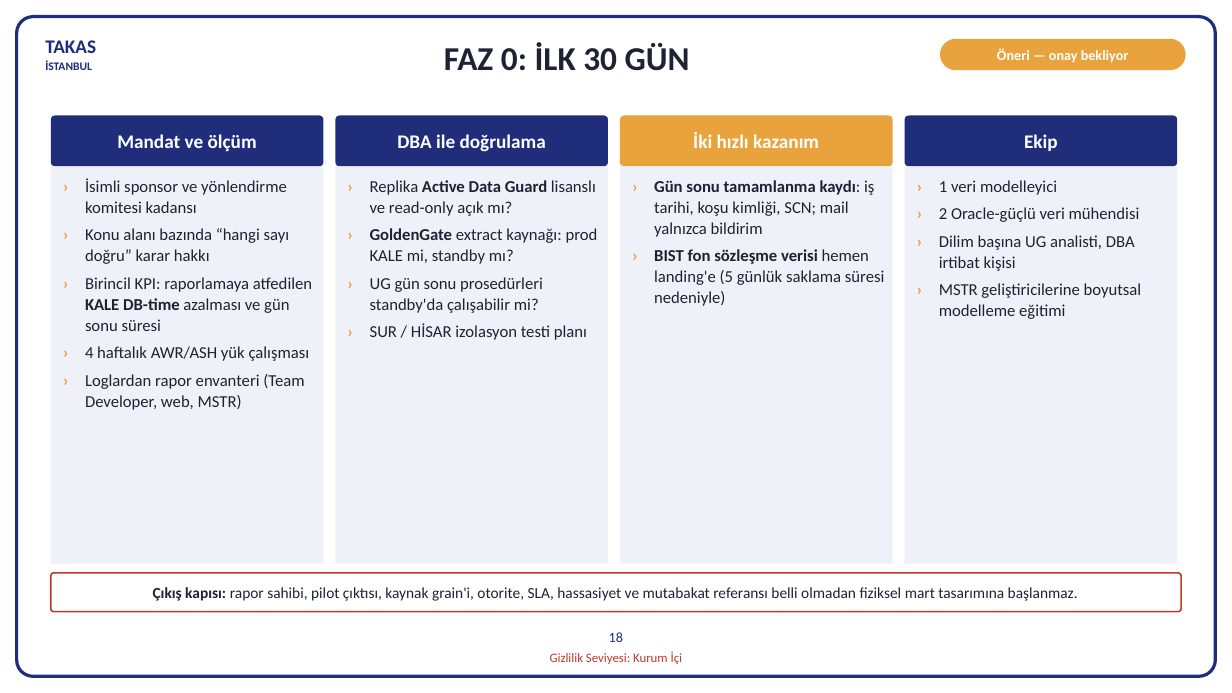
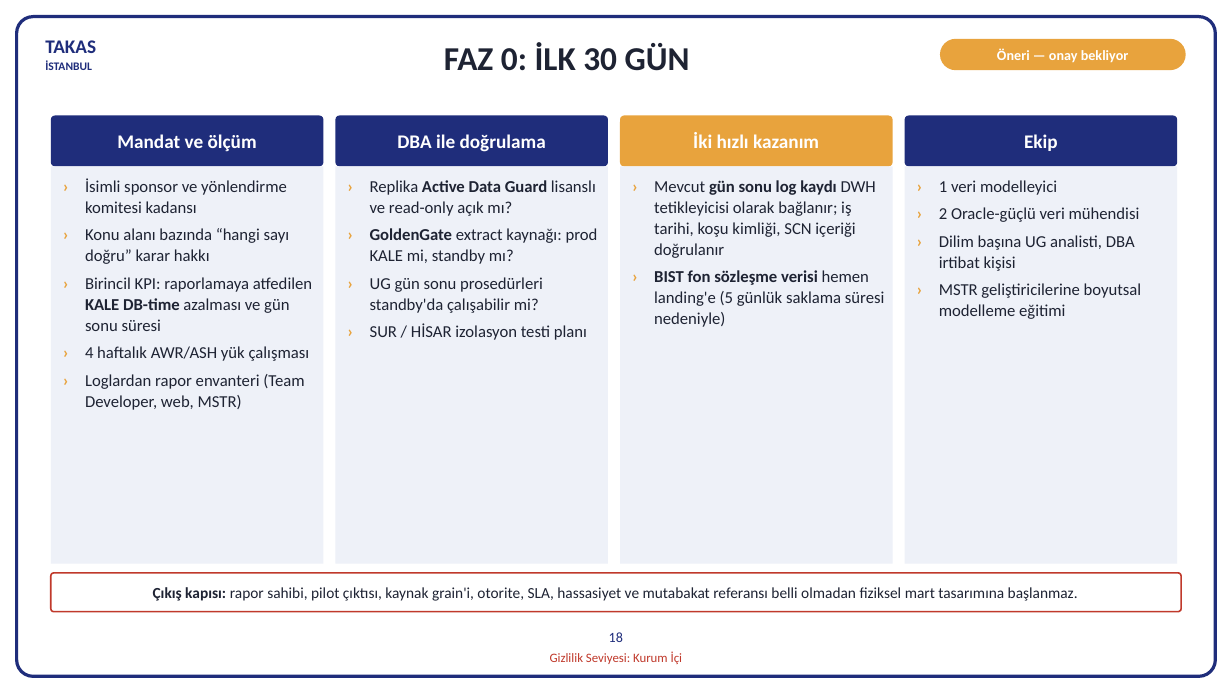
Before and after one commit to hanifidemirel0/Cursor-Projects, a slide deck: slide 18 of outputs/dwh-sunum-kasim-2026/5 - DWHSunum_Kasim2026.pptx. Drawn at 1232x693 pixels with LibreOffice and Linux fonts; fonts in the diff are those of the drawing. Boxes give left, top, right and bottom in pixels: in the first picture for what was removed or moved away, otherwise in the second. Text is boxed around its words. In the diff, an @@ line names an element or a change of style, - is before the commit and + after.

```diff
--- a/outputs/dwh-sunum-kasim-2026/5 - DWHSunum_Kasim2026.pptx
+++ b/outputs/dwh-sunum-kasim-2026/5 - DWHSunum_Kasim2026.pptx
@@ text at [654,180,876,258]: text changed @@
-› Gün sonu tamamlanma kaydı: iş tarihi, koşu kimliği, SCN; mail yalnızca bildirim
+› Mevcut gün sonu log kaydı DWH tetikleyicisi olarak bağlanır; iş tarihi, koşu kimliği, SCN içeriği doğrulanır
```
Also in this commit, not shown: 4 other slides changed, 7 other files.
